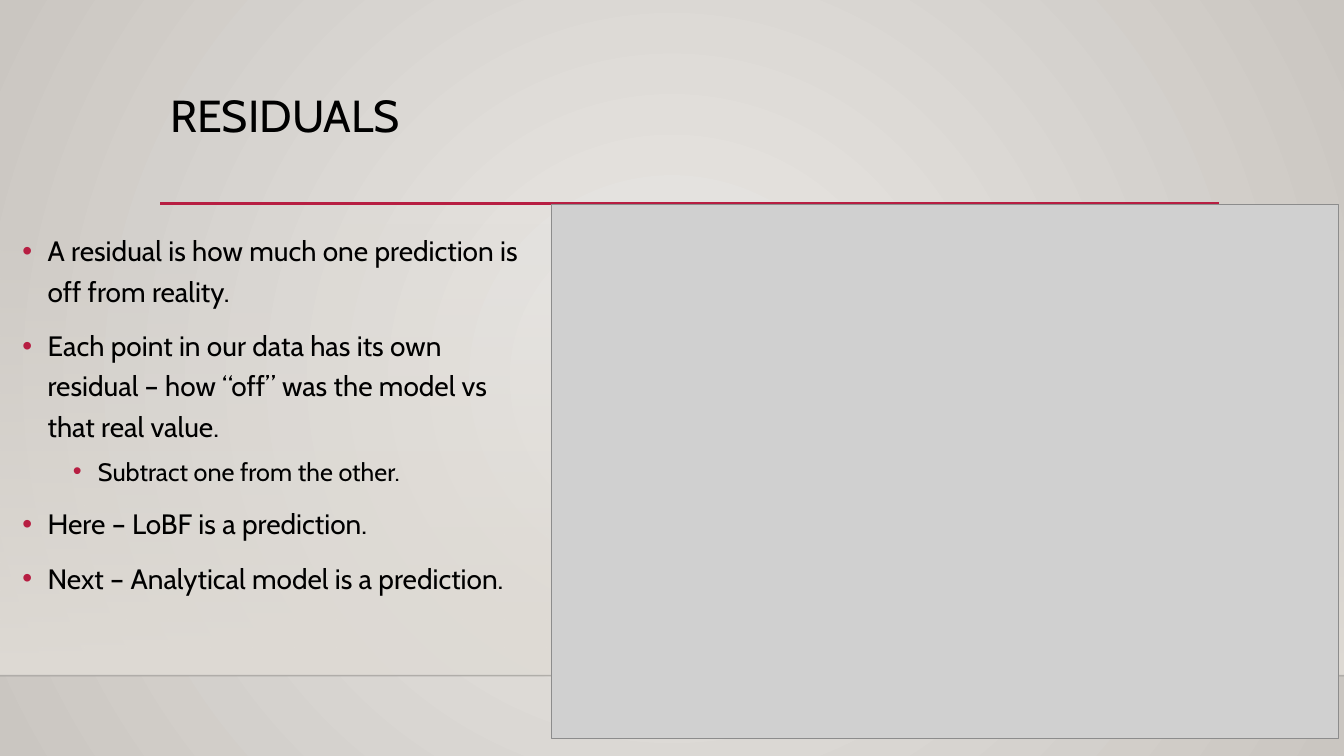
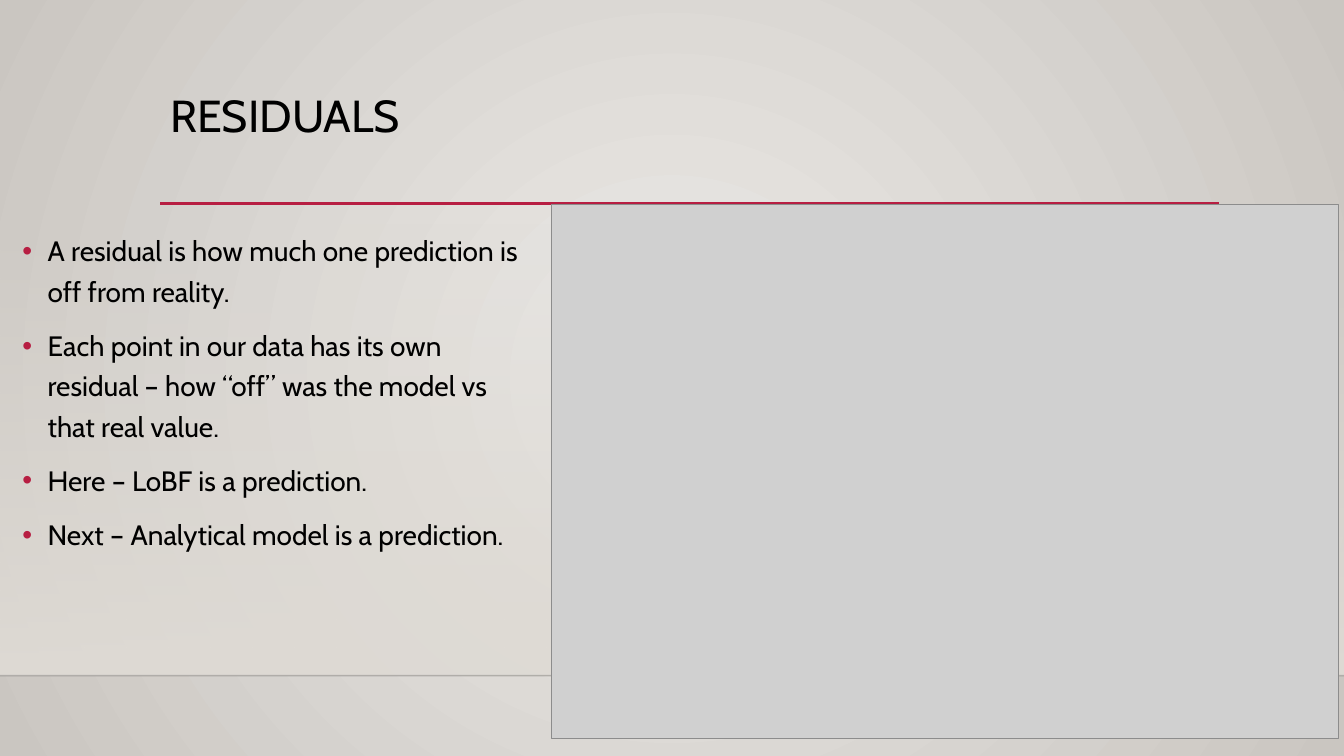
Before and after one commit to AkeemSemper/Basic_Stats_in_Python_Student_Workbooks, a slide deck: slide 6 of reference_material/slides/012_Errors.pptx (slide 4 before the commit). Drawn at 1344x756 pixels with LibreOffice and Linux fonts; fonts in the diff are those of the drawing; grey boxes stand for pictures; background and template pictures are left out. Boxes give left, top, right and bottom in pixels: in the first picture for what was removed or moved away, otherwise in the second. Text is boxed around its words. In the diff, an @@ line names an element or a change of style, - is before the commit and + after.

```diff
--- a/reference_material/slides/012_Errors.pptx
+++ b/reference_material/slides/012_Errors.pptx
@@ text at (x1=98, y1=462, x2=400, y2=482): paragraph removed @@
-  • Subtract one from the other.
```
Also in this commit, not shown: 3 other slides changed, 4 slides added, 12 other files.
